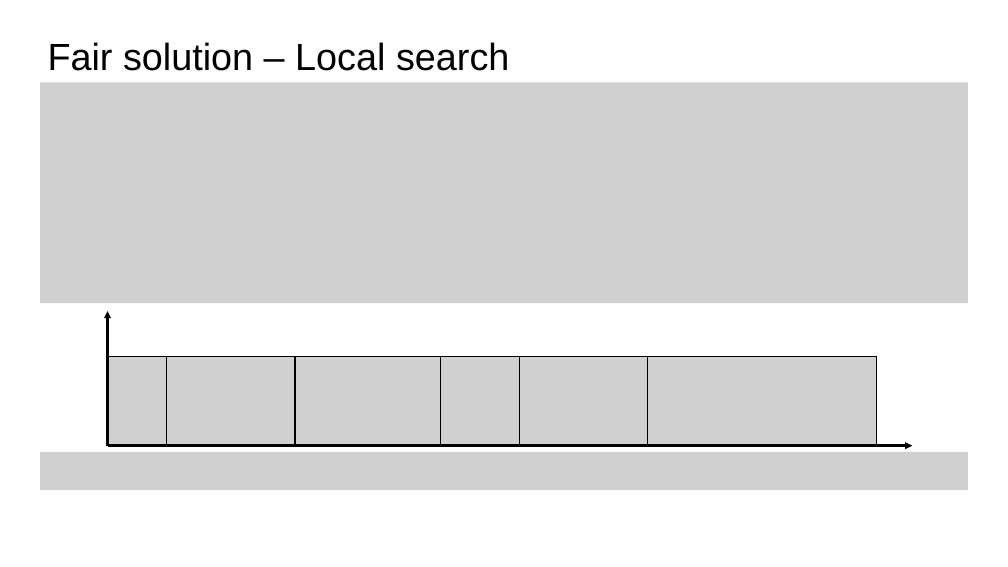
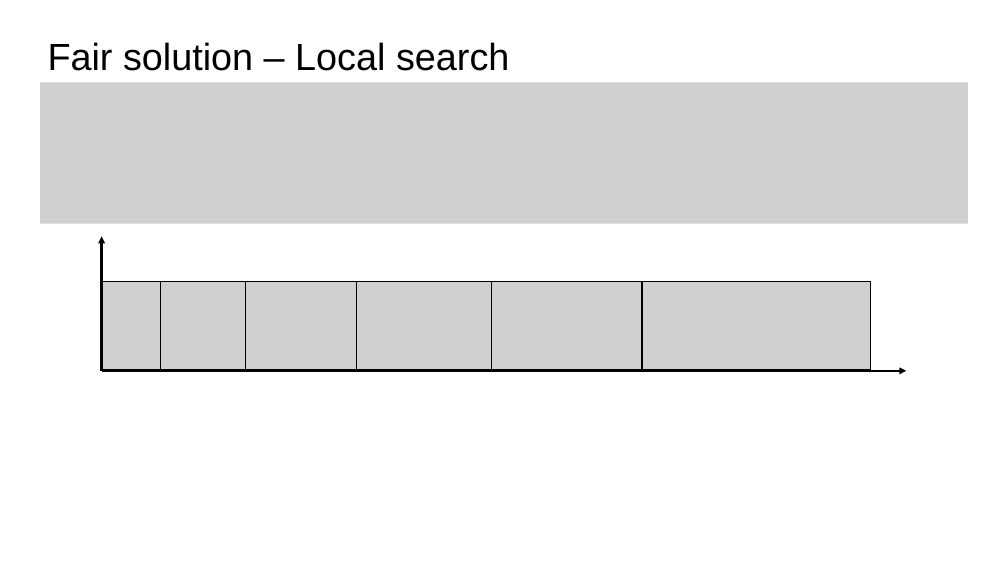
Before and after one commit to paolo-di-simone/LocalSearch-JobScheduling, a slide deck: slide 7 of Presentazione-LocalSearch.pptx. Drawn at 1008x567 pixels with LibreOffice and Linux fonts; fonts in the diff are those of the drawing; grey boxes stand for pictures. Boxes give left, top, right and bottom in pixels: in the first picture for what was removed or moved away, otherwise in the second. Text is boxed around its words. In the diff, an @@ line names an element or a change of style, - is before the commit and + after.

```diff
--- a/Presentazione-LocalSearch.pptx
+++ b/Presentazione-LocalSearch.pptx
@@ picture: place and size @@
-picture at (40, 82, 968, 303)
+picture at (40, 82, 968, 224)
@@ arrow moved from (107, 446) - (107, 312) to (101, 371) - (101, 237) @@
@@ picture added at (103, 282, 161, 370) @@
@@ picture added at (161, 282, 246, 370) @@
@@ picture added at (245, 282, 356, 370) @@
@@ picture added at (356, 282, 493, 370) @@
@@ picture added at (492, 282, 642, 370) @@
@@ picture added at (642, 282, 871, 370) @@
@@ picture removed at (109, 357, 167, 445) @@
@@ picture removed at (167, 357, 296, 445) @@
@@ picture removed at (295, 357, 440, 445) @@
@@ picture removed at (441, 357, 520, 445) @@
@@ picture removed at (520, 357, 648, 445) @@
@@ picture removed at (648, 356, 877, 444) @@
@@ arrow moved from (107, 446) - (913, 446) to (101, 371) - (907, 371) @@
@@ picture removed at (40, 452, 968, 490) @@
```
Also in this commit, not shown: 4 other slides changed, 1 slide removed.
